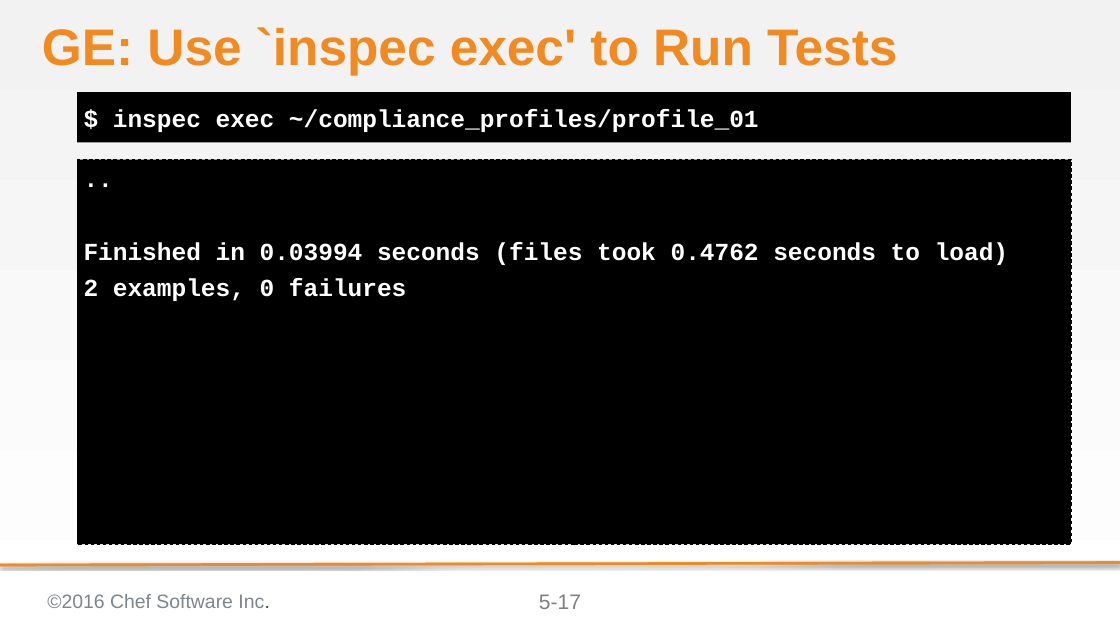
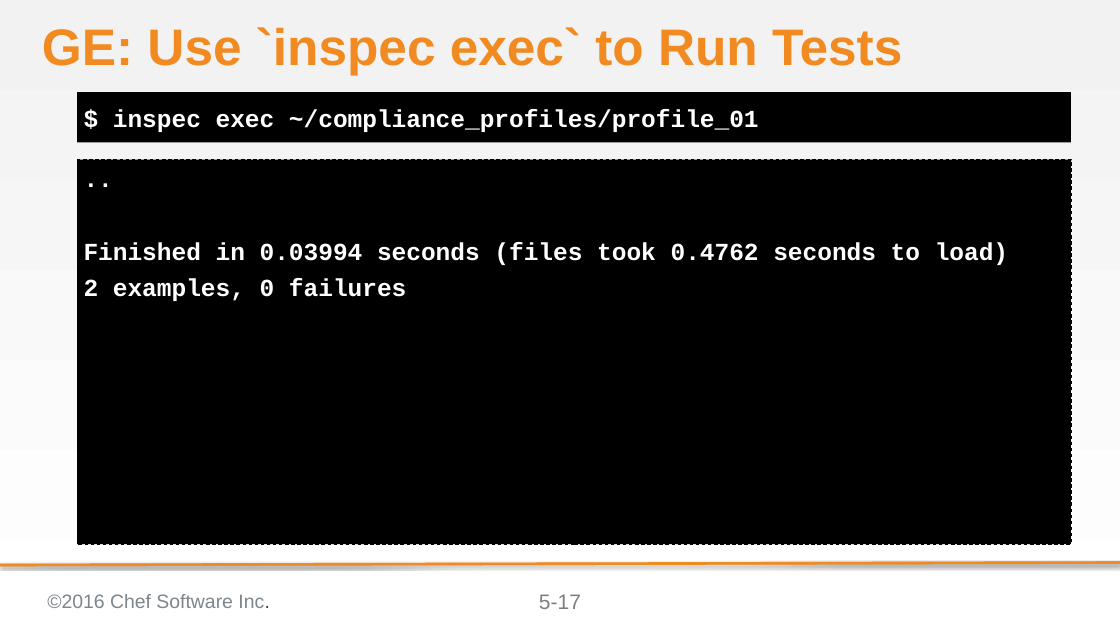
Before and after one commit to bchamby/chef-compliance-installation-configuration-operation, a slide deck: slide 17 of 05-creating-custom-profiles.pptx. Drawn at 1120x630 pixels with LibreOffice and Linux fonts; fonts in the diff are those of the drawing; background and template pictures are left out. Boxes give left, top, right and bottom in pixels: in the first picture for what was removed or moved away, otherwise in the second. Text is boxed around its words. In the diff, an @@ line names an element or a change of style, - is before the commit and + after.

Commit message:
Update formating in section 05
* Fix spacing of the tmp.rb code
* Use a backtick (`), not a quote (') when wrapping '`inspec check`'

```diff
--- a/05-creating-custom-profiles.pptx
+++ b/05-creating-custom-profiles.pptx
@@ title at [42, 27, 902, 75]: text changed @@
-GE: Use `inspec exec' to Run Tests
+GE: Use `inspec exec` to Run Tests
```
Also in this commit, not shown: 1 other file.
